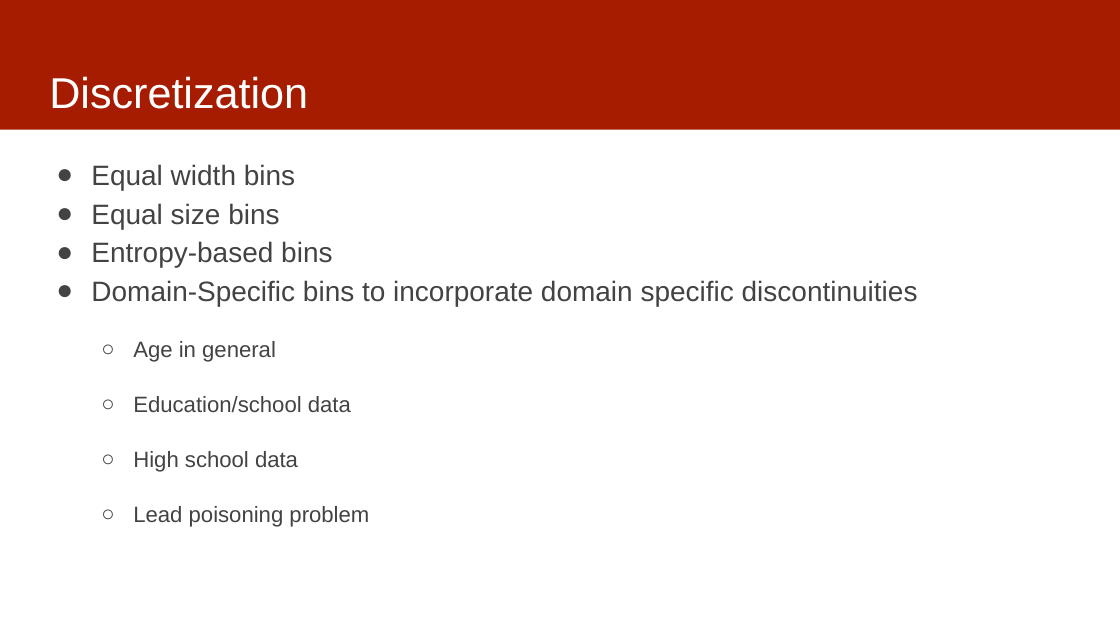
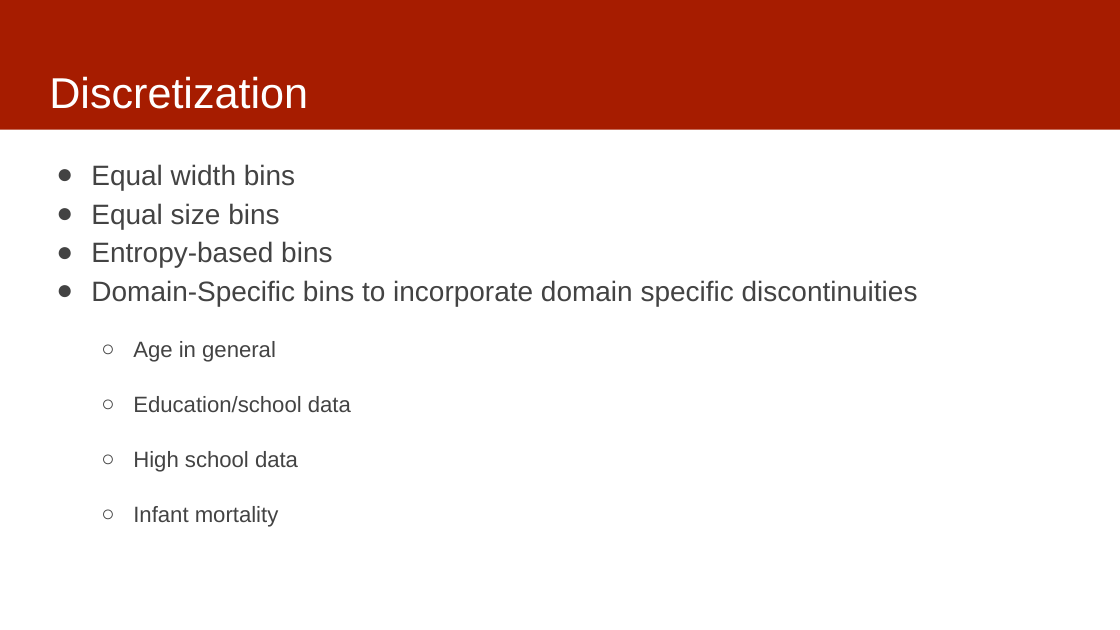
Before and after one commit to dssg/mlforpublicpolicylab, a slide deck: slide 15 of 07 - Features/features-and-imputation.pptx (slide 10 before the commit). Drawn at 1120x630 pixels with LibreOffice and Linux fonts; fonts in the diff are those of the drawing. Boxes give left, top, right and bottom in pixels: in the first picture for what was removed or moved away, otherwise in the second. Text is boxed around its words. In the diff, an @@ line names an element or a change of style, - is before the commit and + after.

```diff
--- a/07 - Features/features-and-imputation.pptx
+++ b/07 - Features/features-and-imputation.pptx
@@ text at (133,506,279,527): text changed @@
-  ○ Lead poisoning problem
+  ○ Infant mortality
```
Also in this commit, not shown: 8 other slides changed, 9 slides added.
